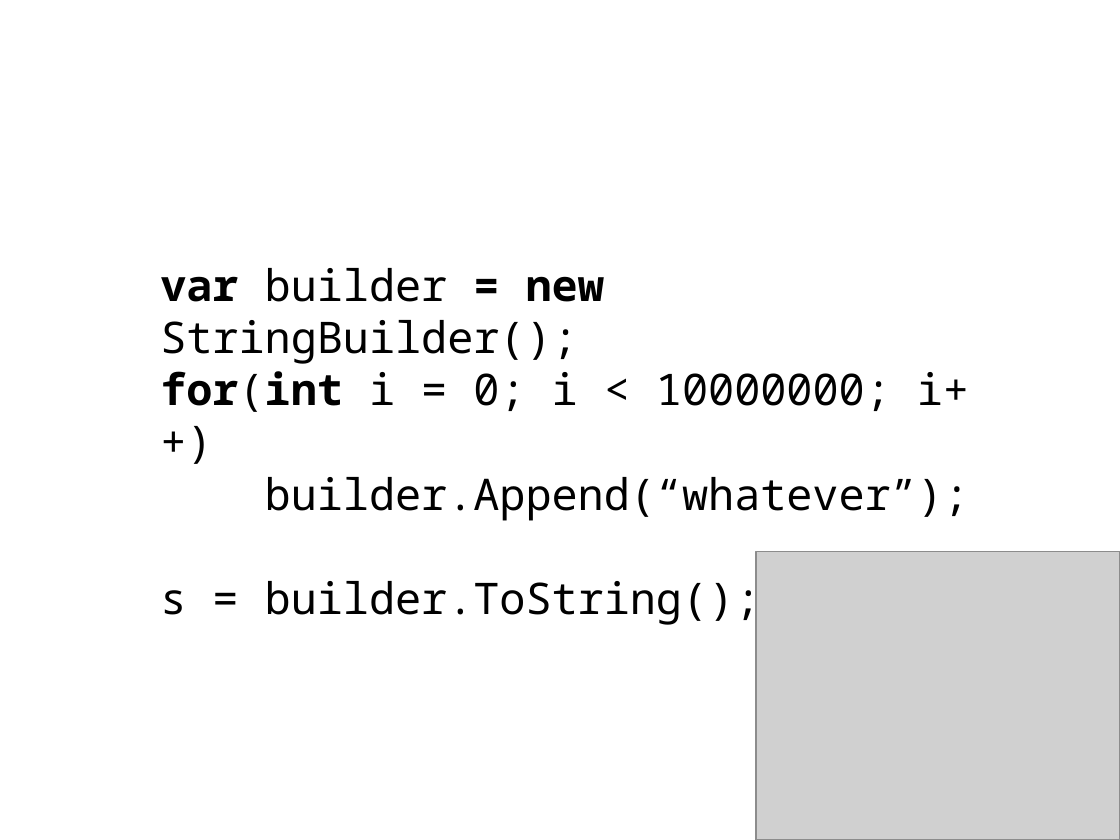
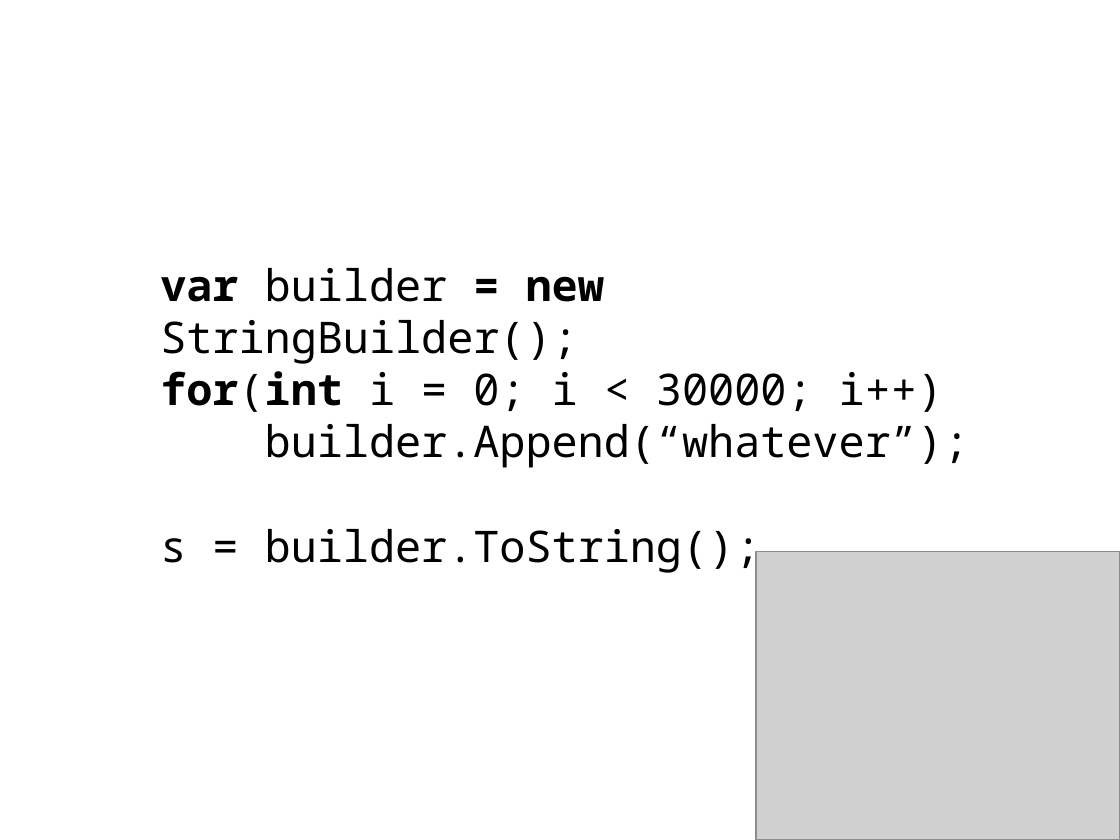
Before and after one commit to juanplopes/dnad2011-complexidade-algoritmos, a slide deck: slide 5 of Presentation.pptx (slide 4 before the commit). Drawn at 1120x840 pixels with LibreOffice and Linux fonts; fonts in the diff are those of the drawing; grey boxes stand for pictures. Boxes give left, top, right and bottom in pixels: in the first picture for what was removed or moved away, otherwise in the second. Text is boxed around its words. In the diff, an @@ line names an element or a change of style, - is before the commit and + after.

```diff
--- a/Presentation.pptx
+++ b/Presentation.pptx
@@ text at bbox=[160, 268, 943, 412]: text changed @@
-var builder = new StringBuilder();
-for(int i = 0; i < 10000000; i++)
+var builder = new StringBuilder();
+for(int i = 0; i < 30000; i++)
```
Also in this commit, not shown: 3 other slides changed, 8 slides added, 2 slides removed.
